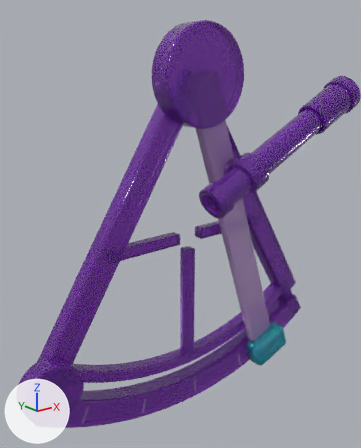
The glTF model deploycli/awsicons/models/aws/api-gateway-route.glb as it was, and as the next commit left it.
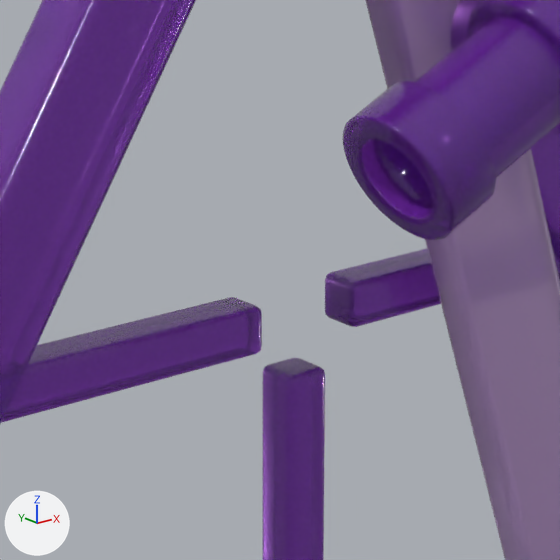
Old and new are each drawn whole from a camera (50 mm lens) standing at (-2.765, -3.333, 1.487) and looking at (-0.034, 0.08, 0.121) and again close up on the part from 33% to 69% of the width and 36% to 65% of the height. The axes (+X, +Y, +Z) are drawn at lower left. The lights are the same throughout. The last two pictures show the newer version.

The older version as bpy lines, for what is in view:
```python
me_frosted_index_arm = bpy.data.meshes.new('Frosted index arm')
me_frosted_index_arm.from_pydata(...)  # 96 vertices, 188 faces; spans x -0.13..1.08, y -0.17..-0.08, z -1.45..1.46
me_frosted_index_arm.materials.append(mat_frosted_lavender_glass)  # purple #ddb6f3
me_pierced_brace_eye = bpy.data.meshes.new('Pierced brace eye')
me_pierced_brace_eye.from_pydata(...)  # 448 vertices, 896 faces; spans x 0.0, y -0.055..0.08, z 0.02
me_pierced_brace_eye.materials.append(mat_polished_violet_glass)  # purple #973ed7
me_starboard_frame_leg = bpy.data.meshes.new('Starboard frame leg')
me_starboard_frame_leg.from_pydata(...)  # 96 vertices, 188 faces; spans x -0.09..1.55, y -0.06..0.1, z -0.97..1.47
me_starboard_frame_leg.materials.append(mat_polished_violet_glass)  # purple #973ed7
ob_frosted_index_arm = bpy.data.objects.new('Frosted index arm', me_frosted_index_arm)
ob_frosted_index_arm.location = (0.0, 0.0, 0.0)
ob_pierced_brace_eye = bpy.data.objects.new('Pierced brace eye', me_pierced_brace_eye)
ob_pierced_brace_eye.location = (0.0, 0.0, 0.0)
ob_starboard_frame_leg = bpy.data.objects.new('Starboard frame leg', me_starboard_frame_leg)
ob_starboard_frame_leg.location = (0.0, 0.0, 0.0)
# also in view: 'Eyepiece rim' at (-0.008, -0.365, 0.428); 'Telescope mounting collar' at (0.362, -0.365, 0.609); 'Left T brace' at (-0.493, 0.017, 0.02); 'Index arm mounting boss' at (0.362, -0.2, 0.609); 'Diagonal telescope barrel' at (0.797, -0.365, 0.822)
```
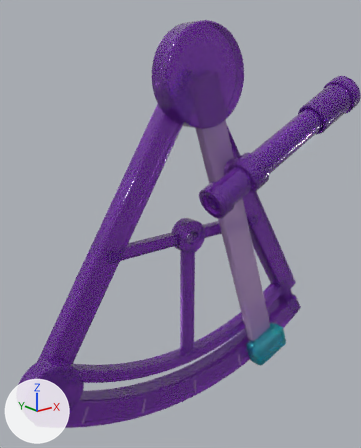
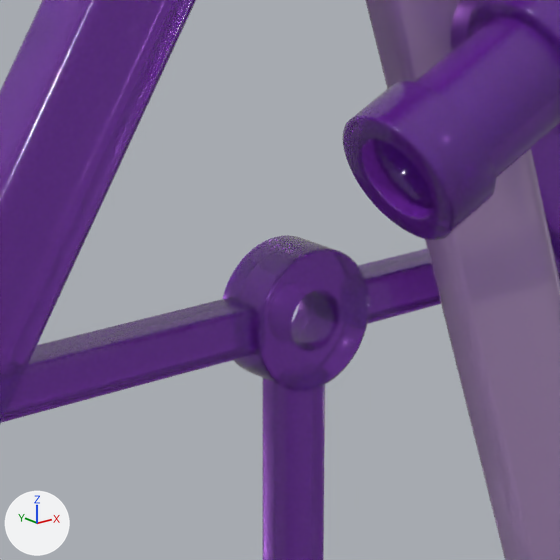
Pixel boxes (x1, y1, x2, y2) of what changed, in the close-ups (560 x 560 px):
'Pierced brace eye', reshaped (not visible before)
    after: (223, 235, 369, 391)

The change, as a diff of the scene's bpy script:
```diff
--- a/deploycli/awsicons/models/aws/api-gateway-route.glb.py
+++ b/deploycli/awsicons/models/aws/api-gateway-route.glb.py
@@ me_pierced_brace_eye @@
 # used by ob_pierced_brace_eye; location = (0.0, 0.0, 0.0)
-me_pierced_brace_eye.from_pydata(...)  # 448 vertices, 896 faces; spans x 0.0, y -0.055..0.08, z 0.02
+me_pierced_brace_eye.from_pydata(...)  # 448 vertices, 896 faces; spans x -0.153..0.153, y -0.055..0.08, z -0.133..0.173
+# me_pierced_brace_eye part 1: 448 of 448 vertices moved; they spanned x 0.0, y -0.055..0.08, z 0.02 and now span x -0.153..0.153, y -0.055..0.08, z -0.133..0.173; mean shift (0.0, 0.0, 0.0)
 me_pierced_brace_eye.materials.append(mat_polished_violet_glass)
```
